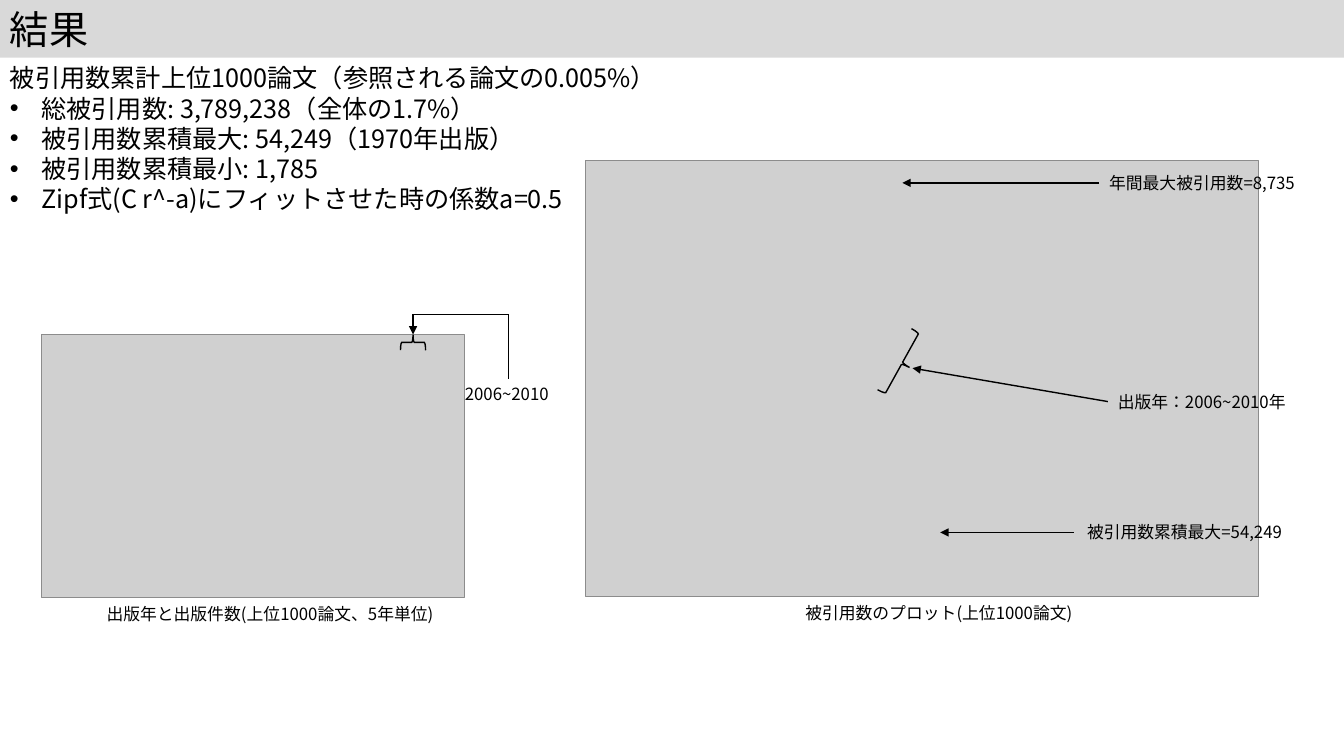
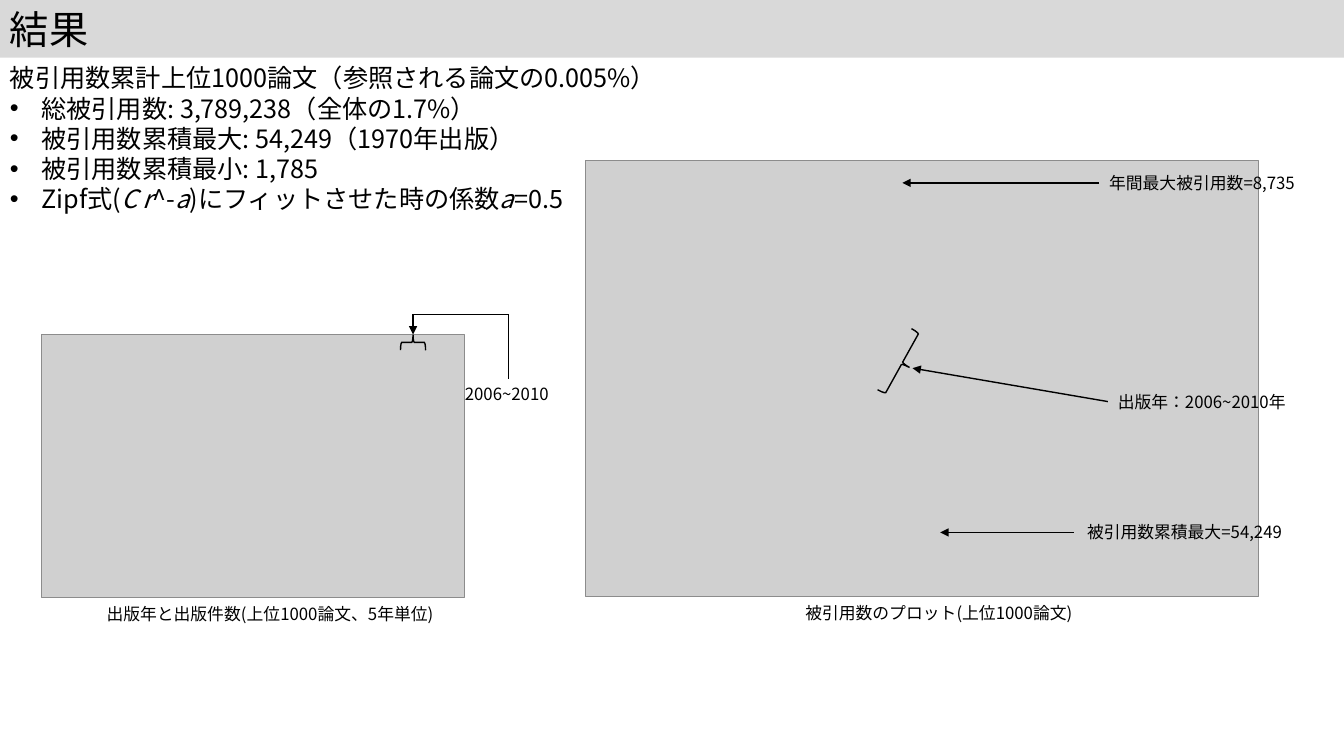
Before and after one commit to kouamano/pubmed-analysis, a slide deck: slide 5 of 202312/MIS41.pptx. Drawn at 1344x756 pixels with LibreOffice and Linux fonts; fonts in the diff are those of the drawing; grey boxes stand for pictures. Boxes give left, top, right and bottom in pixels: in the first picture for what was removed or moved away, otherwise in the second. Text is boxed around its words. In the diff, an @@ line names an element or a change of style, - is before the commit and + after.

```diff
--- a/202312/MIS41.pptx
+++ b/202312/MIS41.pptx
@@ text at [41, 186, 563, 214]: italic on in "Zipf式(C r^-a)にフィットさせた時の係数a=0.5" @@
```
Also in this commit, not shown: 1 other slide changed.
